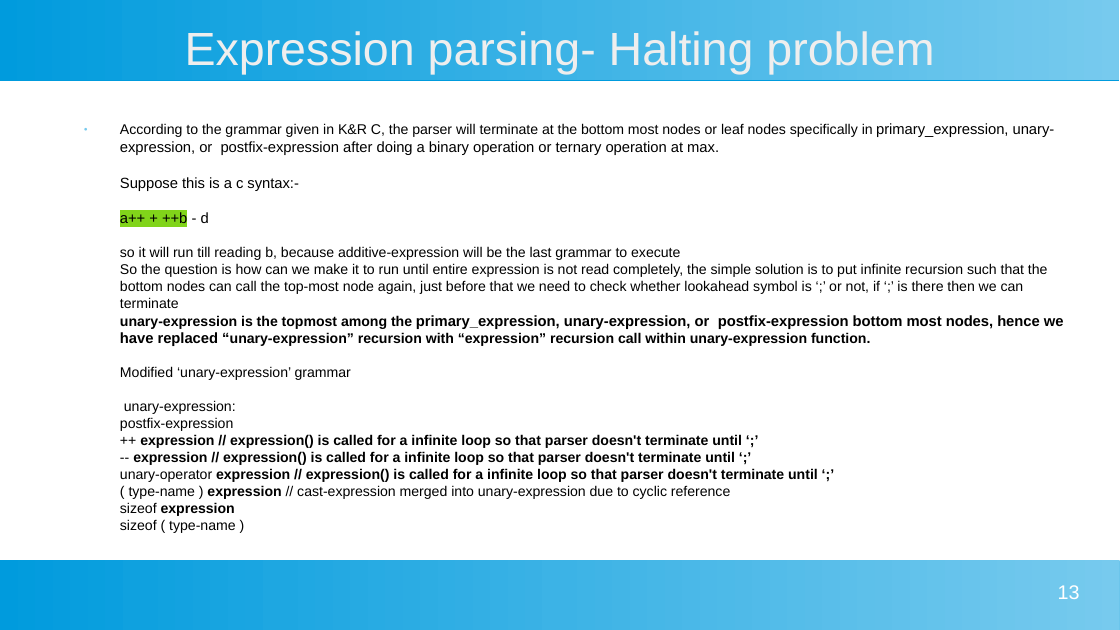
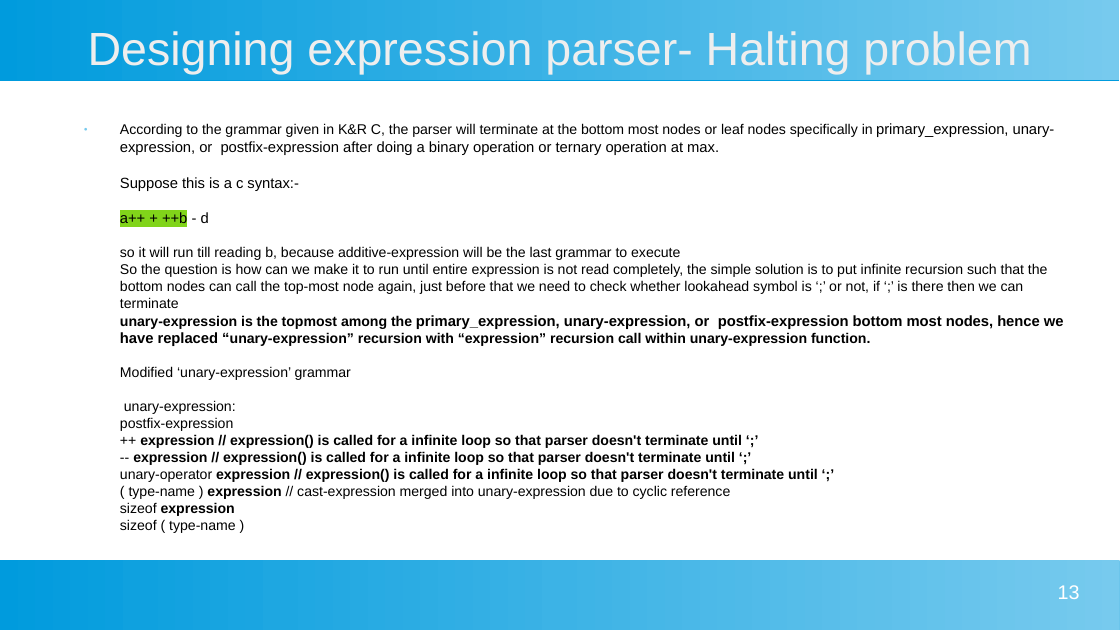
Before and after one commit to daipayan-bhowal/ProtoCParser, a slide deck: slide 13 of Manual/C Parser.pptx. Drawn at 1120x630 pixels with LibreOffice and Linux fonts; fonts in the diff are those of the drawing. Boxes give left, top, right and bottom in pixels: in the first picture for what was removed or moved away, otherwise in the second. Text is boxed around its words. In the diff, an @@ line names an element or a change of style, - is before the commit and + after.

Commit message:
Manual PPT file C-Parser.ppt updated

```diff
--- a/Manual/C Parser.pptx
+++ b/Manual/C Parser.pptx
@@ title at [88, 31, 1031, 74]: text changed @@
-Expression parsing- Halting problem
+Designing expression parser- Halting problem
```
Also in this commit, not shown: 16 other slides changed, 3 slides added, 5 other files.
